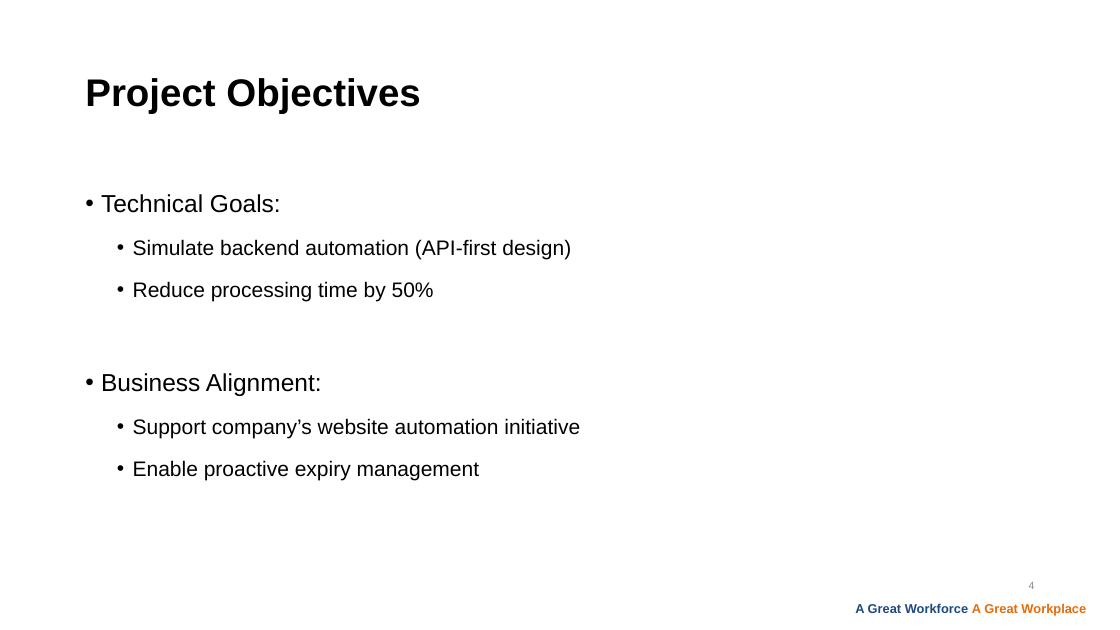
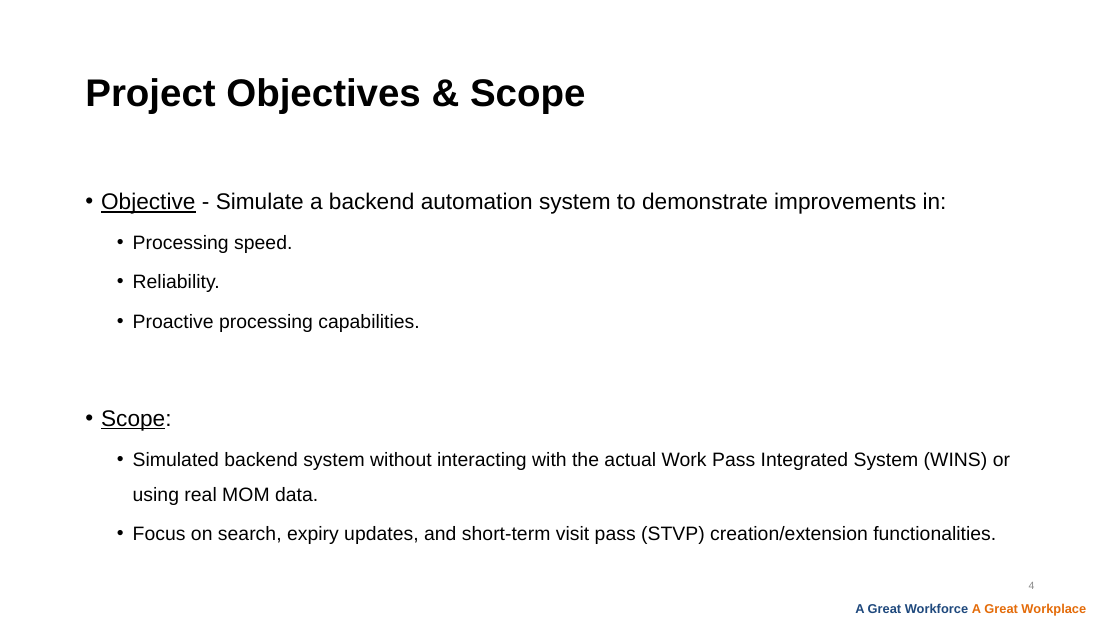
Before and after one commit to 1lhc/database, a slide deck: slide 4 of Presentation1.pptx. Drawn at 1120x630 pixels with LibreOffice and Linux fonts; fonts in the diff are those of the drawing; background and template pictures are left out. Boxes give left, top, right and bottom in pixels: in the first picture for what was removed or moved away, otherwise in the second. Text is boxed around its words. In the diff, an @@ line names an element or a change of style, - is before the commit and + after.

```diff
--- a/Presentation1.pptx
+++ b/Presentation1.pptx
@@ title at box(85, 78, 585, 114): text changed @@
-Project Objectives
+Project Objectives & Scope
@@ text at box(101, 192, 1010, 544): text changed; size 18 to 16.6 pt @@
-• Technical Goals:
-  • Simulate backend automation (API-first design)
-  • Reduce processing time by 50%
-• Business Alignment:
-  • Support company’s website automation initiative
-  • Enable proactive expiry management
+• Objective - Simulate a backend automation system to demonstrate improvements in:
+  • Processing speed.
+  • Reliability.
+  • Proactive processing capabilities.
+• Scope:
+  • Simulated backend system without interacting with the actual Work Pass Integrated System (WINS) or using real MOM data.
+  • Focus on search, expiry updates, and short-term visit pass (STVP) creation/extension functionalities.
```
Also in this commit, not shown: 4 other slides changed, 7 slides added, 8 slides removed.
